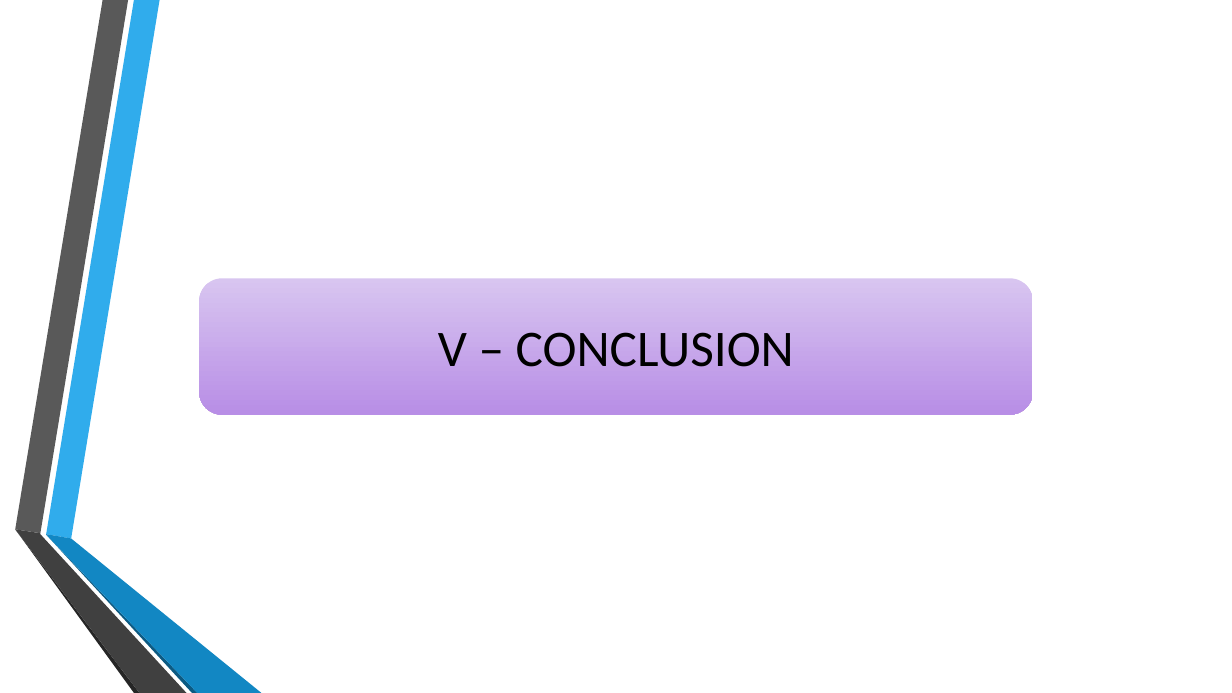
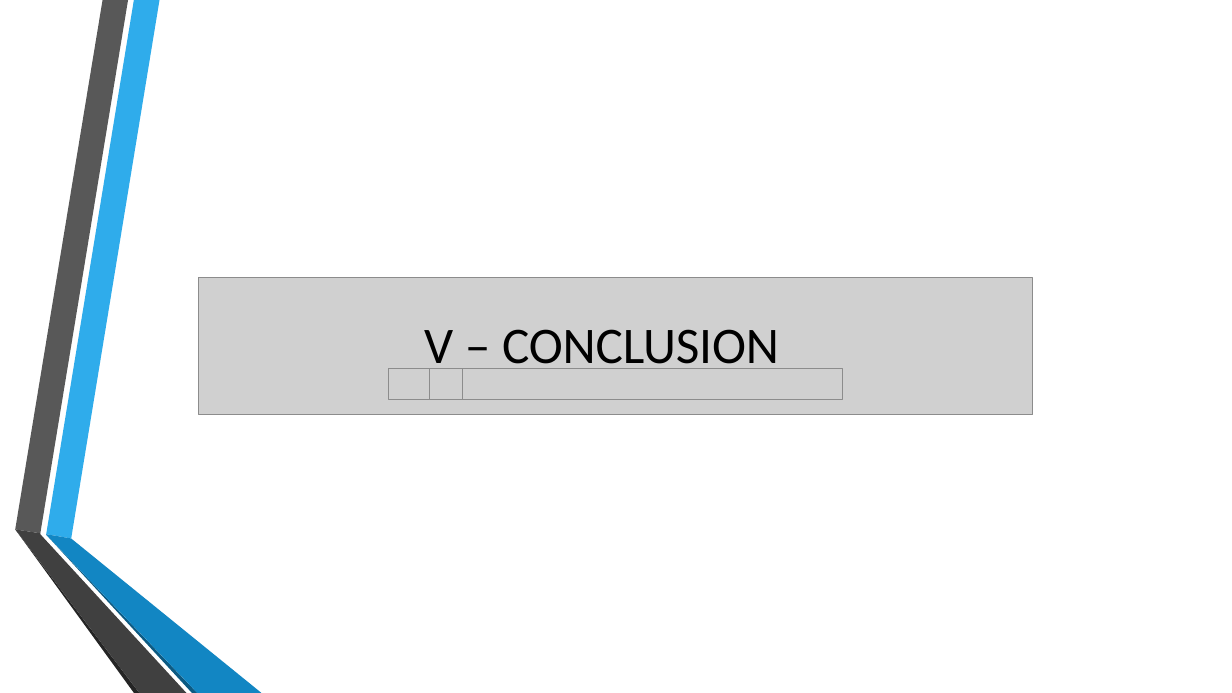
Before and after one commit to wdavid93/OpenClassRoom, a slide deck: slide 18 of Projet_7/Livrable/Implementez_un_modele_de_scoring.pptx. Drawn at 1232x693 pixels with LibreOffice and Linux fonts; fonts in the diff are those of the drawing; grey boxes stand for pictures; background and template pictures are left out. Boxes give left, top, right and bottom in pixels: in the first picture for what was removed or moved away, otherwise in the second. Text is boxed around its words. In the diff, an @@ line names an element or a change of style, - is before the commit and + after.

```diff
--- a/Projet_7/Livrable/Implementez_un_modele_de_scoring.pptx
+++ b/Projet_7/Livrable/Implementez_un_modele_de_scoring.pptx
@@ title "V – CONCLUSION" moved from (x1=200, y1=278, x2=1033, y2=414) to (x1=424, y1=329, x2=779, y2=376) @@
@@ title "V – CONCLUSION" at (x1=424, y1=329, x2=779, y2=376): letter spacing 0 to -0.1 pt in "CONCLUSION"; alignment centre to left; indent changed; vertical alignment middle to top; fill gradient #D9C6F1 to #B88EE6 to none @@
@@ group added at (x1=199, y1=278, x2=1033, y2=415): 4 pictures @@
@@ freeform shape at (x1=16, y1=530, x2=187, y2=693): outline redrawn @@
@@ freeform shape at (x1=16, y1=530, x2=140, y2=693): fill #262626 to #252525; outline redrawn @@
@@ freeform shape at (x1=46, y1=535, x2=198, y2=693): outline redrawn @@
@@ freeform shape at (x1=46, y1=534, x2=262, y2=693): fill #1287C3 to #1286C3; outline redrawn @@
```
Also in this commit, not shown: 19 other slides changed, 58 other files.
